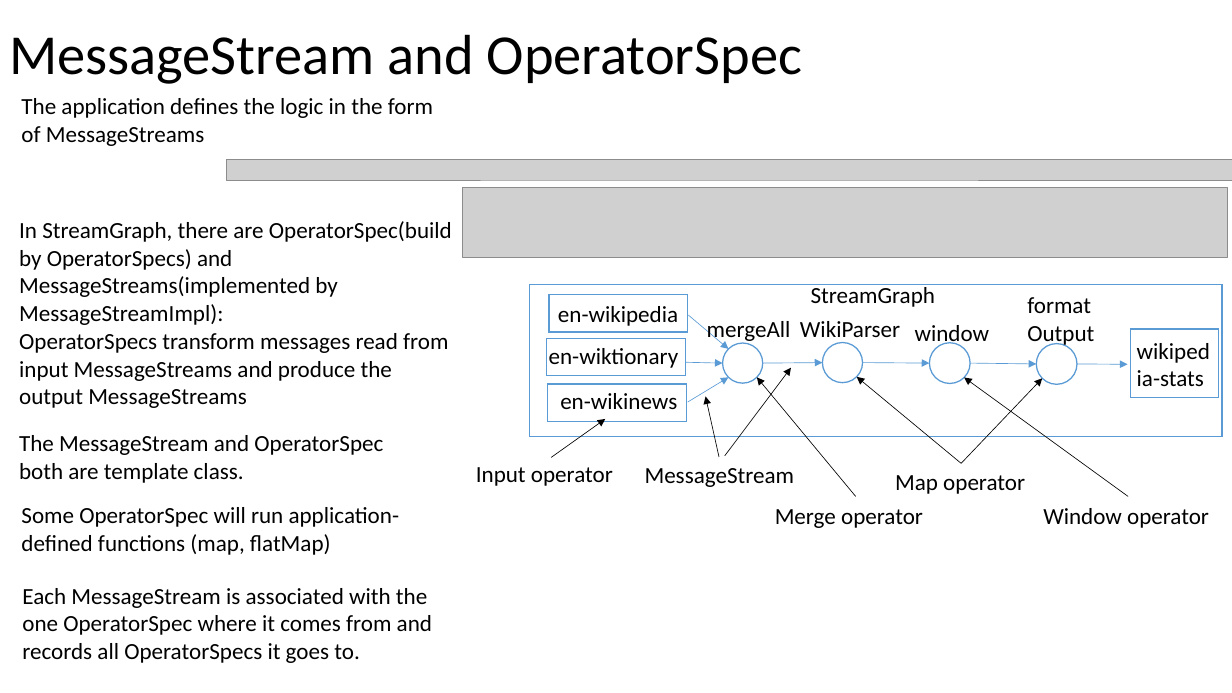
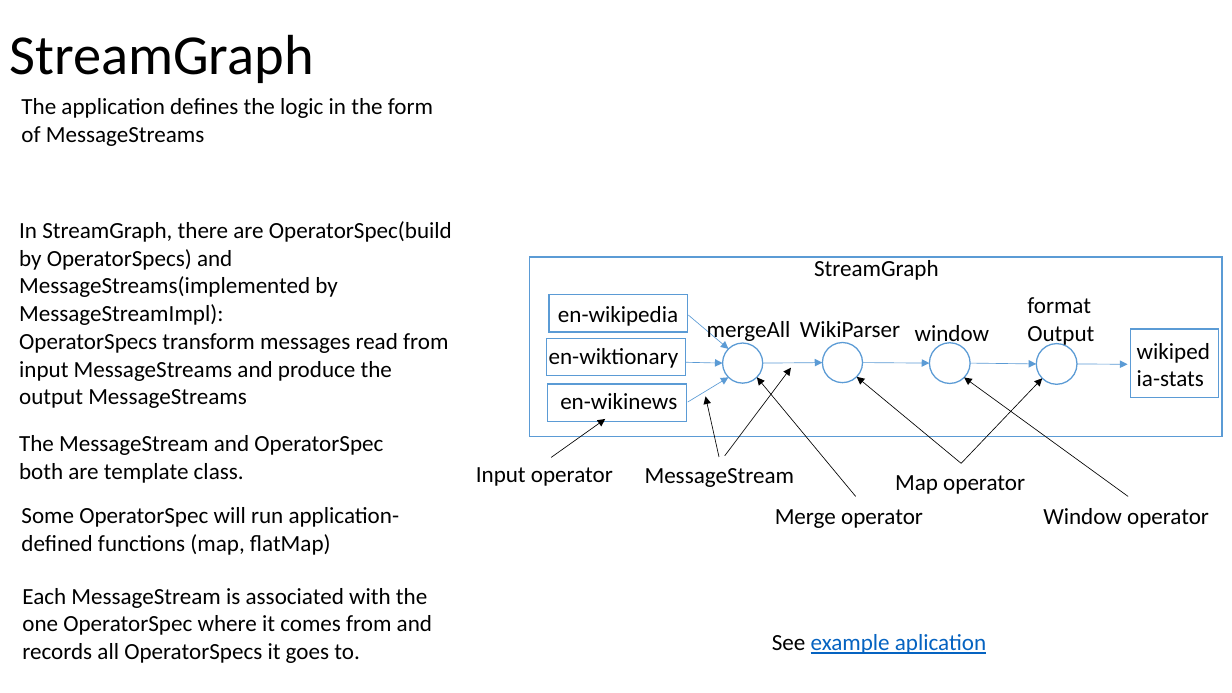
Before and after one commit to Swrrt/Samza-Documents, a slide deck: slide 32 of Documentation/SamzaStructure.pptx (slide 31 before the commit). Drawn at 1232x693 pixels with LibreOffice and Linux fonts; fonts in the diff are those of the drawing; grey boxes stand for pictures. Boxes give left, top, right and bottom in pixels: in the first picture for what was removed or moved away, otherwise in the second. Text is boxed around its words. In the diff, an @@ line names an element or a change of style, - is before the commit and + after.

```diff
--- a/Documentation/SamzaStructure.pptx
+++ b/Documentation/SamzaStructure.pptx
@@ title at bbox=[9, 34, 313, 83]: text changed @@
-MessageStream and OperatorSpec
+StreamGraph
@@ picture removed at bbox=[226, 160, 1232, 180] @@
@@ picture removed at bbox=[463, 188, 1228, 257] @@
@@ rectangle: place and size @@
-rectangle at bbox=[530, 285, 1222, 436]
+rectangle at bbox=[530, 257, 1222, 436]
@@ text "StreamGraph": place and size @@
-text "StreamGraph" at bbox=[811, 284, 935, 307]
+text "StreamGraph" at bbox=[814, 257, 938, 280]
@@ text added at bbox=[772, 634, 986, 654], 18 pt, text #0563C1, underline @@
+See example aplication
```
Also in this commit, not shown: 8 other slides changed, 5 slides added, 1 slide removed.
